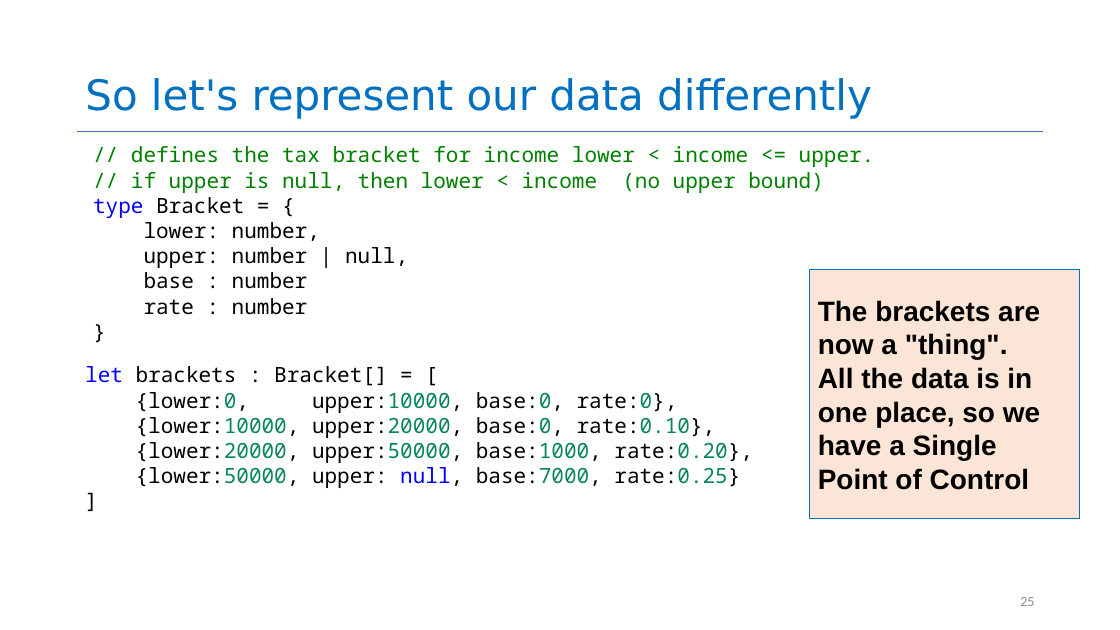
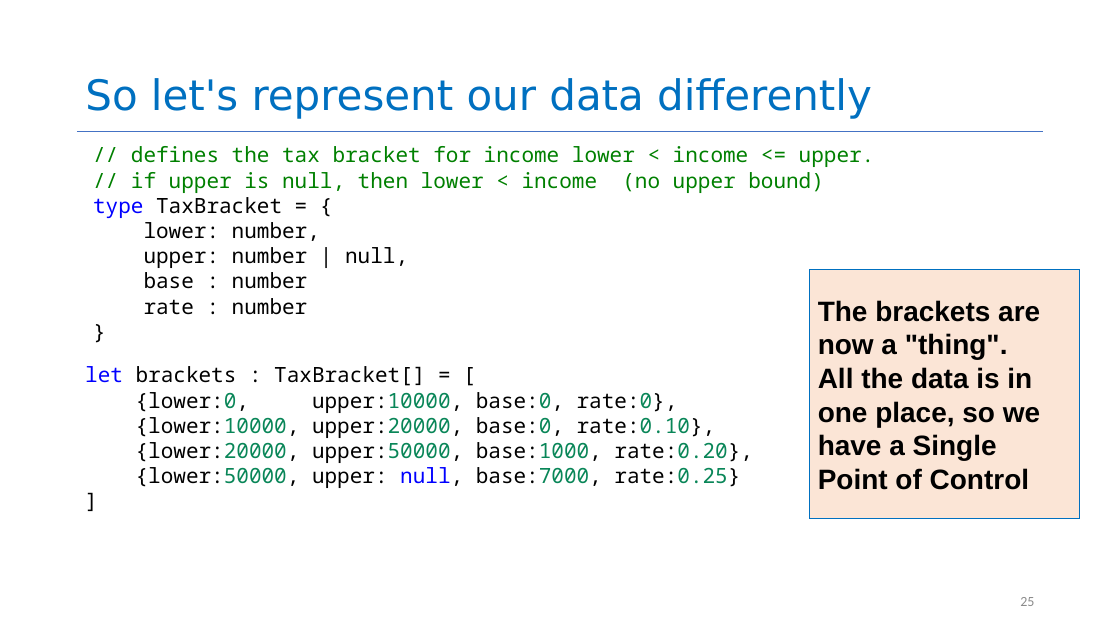
Before and after one commit to neu-se/CS4530-CS5500-Spring-2021, a slide deck: slide 25 of Slides/Lesson 1.2 General Program Design Principles.pptx. Drawn at 1120x630 pixels with LibreOffice and Linux fonts; fonts in the diff are those of the drawing. Boxes give left, top, right and bottom in pixels: in the first picture for what was removed or moved away, otherwise in the second. Text is boxed around its words. In the diff, an @@ line names an element or a change of style, - is before the commit and + after.

```diff
--- a/Slides/Lesson 1.2 General Program Design Principles.pptx
+++ b/Slides/Lesson 1.2 General Program Design Principles.pptx
@@ text at bbox=[93, 197, 282, 218]: text changed @@
-type Bracket = {
+type TaxBracket = {
@@ text at bbox=[85, 366, 425, 386]: text changed @@
-let brackets : Bracket[] = [
+let brackets : TaxBracket[] = [
```
Also in this commit, not shown: 4 other slides changed, 1 other file.
